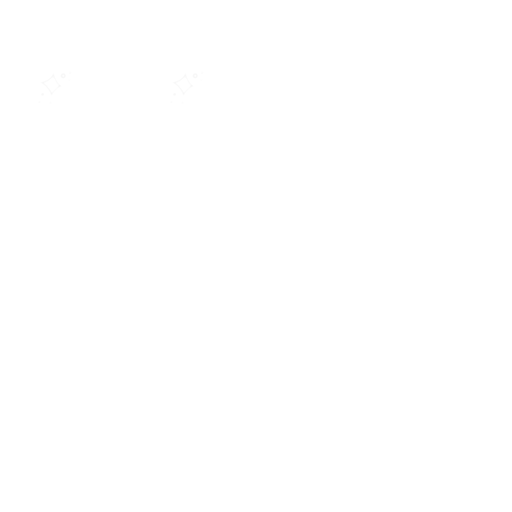
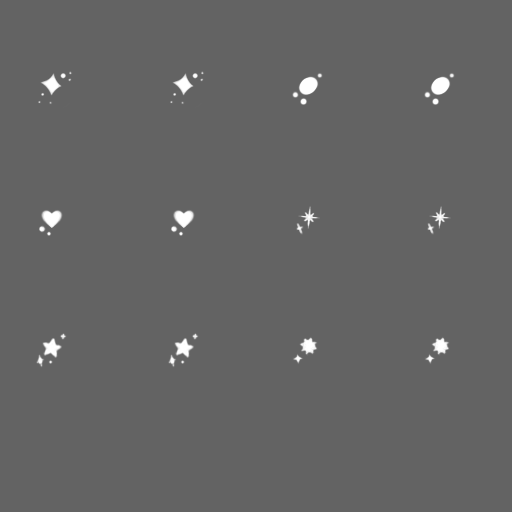
Before/after of a 512px x 512px layered artwork. What changed in the layer stack:
added layer "licht 6 Kopie" above "licht 6" over [292, 336, 318, 365]
painted on "licht 6" over [292, 336, 450, 365]
added group "Gruppe 1" with 2 layers over [0, 0, 512, 512]
added layer "Ebene 1" in group "Gruppe 1" over [0, 0, 512, 512]
